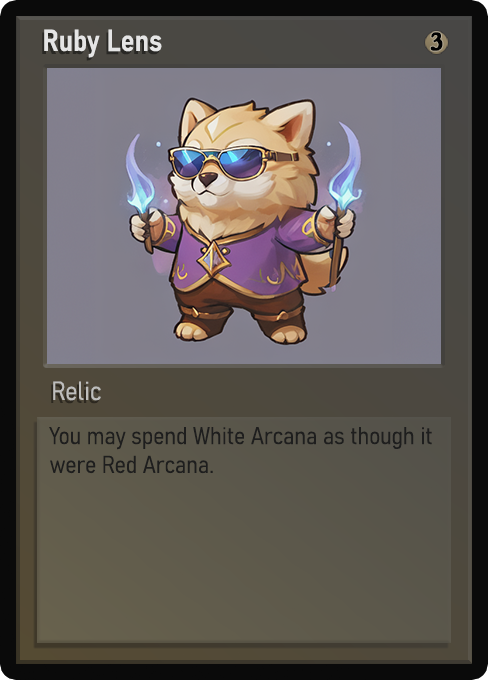
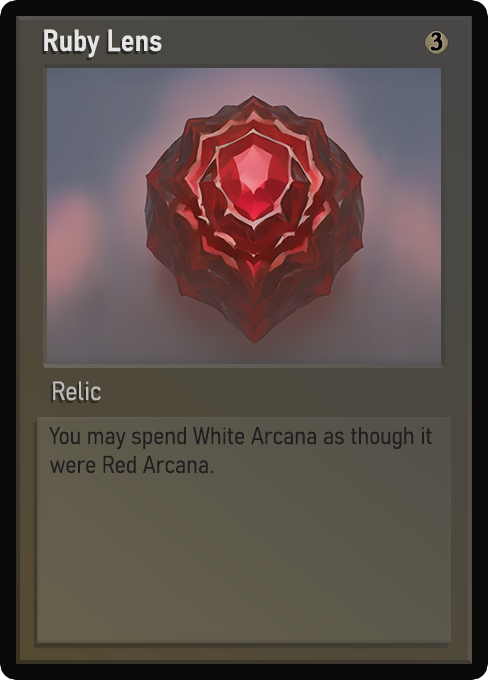
Comparing the layer stacks of the two 488 x 680 images. Changes:
renamed "Artwork" to "Layer 4", painted on it over [47,68,441,364]
